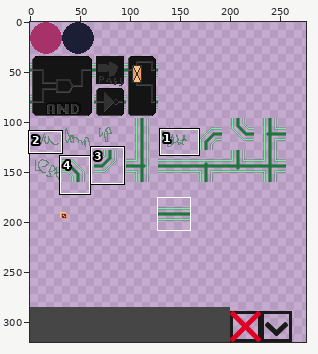
Edited in one commit: sprite sheet (assets/sprite_map.png). The picture above shows the old version from afar; the outline marks the close-up.
Close-up. Old version:
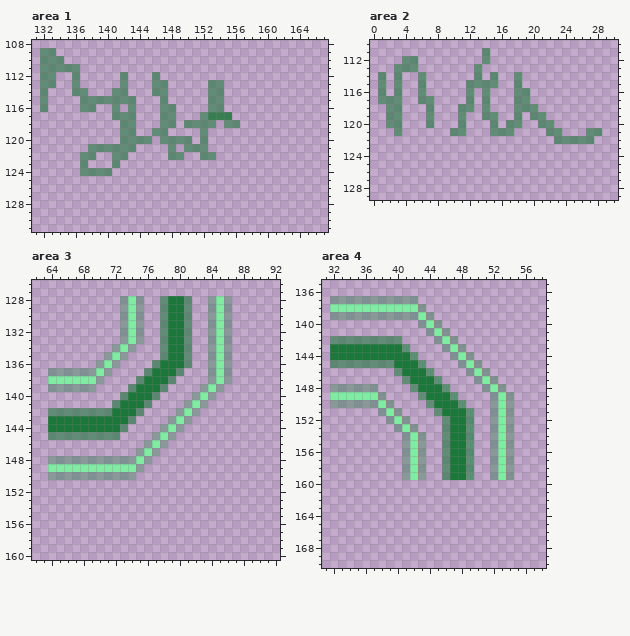
The file is 320x320 pixels. Pixels under 10% opacity are left out. Colours within 5 levels of each other are drawn and written as one. Shown: area 1: x 131..167, y 108..131; area 2: x 0..30, y 110..129; area 3: x 62..92, y 126..160; area 4: x 31..58, y 135..170. The wide view leaves out empty margins. The commit also changed other parts of the picture, which this record leaves out.
The result:
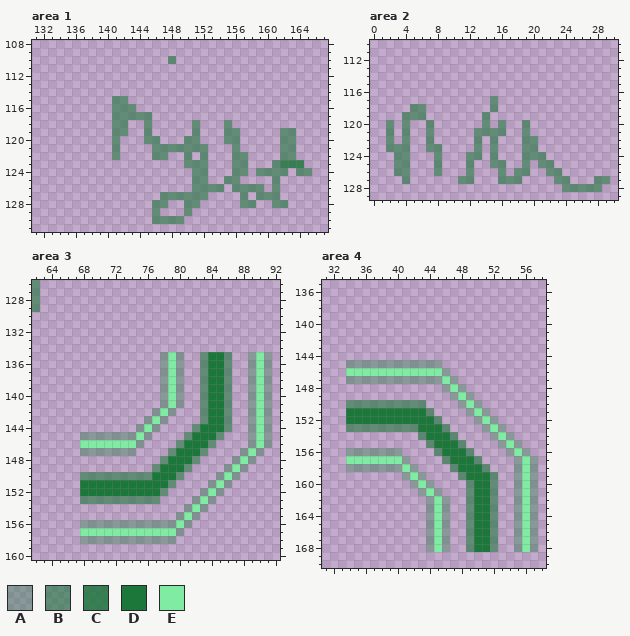
Palette (. is transparent): A #1c773a5a  B #1c773a96  C #1c773ad4  D #1c773a  E #7feba3
Edits made:
Area 1:
y 109: x 132..133 BB -> ..
y 110: x 132..134 BBB -> ...; x 148 . -> B
y 111: x 132..136 BBBBB -> .....
y 112: x 132..133 BB -> ..; x 136 B -> .; x 142 B -> .; x 146 B -> .
y 113: x 132..133 BB -> ..; x 136 B -> .; x 142 B -> .; x 146..147 BB -> ..; x 153..154 BB -> ..
y 114: x 132 B -> .; x 136..137 BB -> ..; x 141..142 BB -> ..; x 146..147 BB -> ..; x 153..154 BB -> ..
y 115: x 132 B -> .; x 137..140 BBBB -> ....; x 143 B -> .; x 147 B -> .; x 153..154 BB -> ..
y 116: x 132 B -> .; x 137..138 BB -> ..; x 142 . -> B; x 147..148 BB -> ..; x 153..154 BB -> ..
y 117: x 144..145 .. -> BB; x 147..148 BB -> ..; x 152..155 BCCC -> ....
y 118: x 141 . -> B; x 143 B -> .; x 145 . -> B; x 147..148 BB -> ..; x 150 B -> .; x 152..153 BB -> ..; x 156 B -> .
y 119: x 141 . -> B; x 143 B -> .; x 145..147 .BB -> B..; x 151..152 .B -> B.; x 155..156 .. -> BB; x 162..163 .. -> BB
y 120: x 141..144 .BBB -> B...; x 146..149 .BBB -> B...; x 151..152 .B -> B.; x 155..156 .. -> BB; x 162..163 .. -> BB
y 121: x 138..140 BBB -> ...; x 142..143 BB -> ..; x 146..147 .. -> BB; x 149 . -> B; x 156 . -> B; x 162..163 .. -> BB
y 122: x 137..138 BB -> ..; x 142 B -> .; x 146..150 ..BB. -> BB..B; x 153 B -> .; x 156..157 .. -> BB; x 162..163 .. -> BB
y 123: x 137 B -> .; x 141 B -> .; x 150..152 ... -> BBB; x 156..157 .. -> BB; x 161..164 .... -> BCCC
y 124: x 137..140 BBBB -> ....; x 151..152 .. -> BB; x 156..157 .. -> BB; x 159..162 .... -> BBBB; x 164..165 .. -> BB
y 125: x 151..152 .. -> BB; x 155..156 .. -> BB; x 161 . -> B
y 126: x 151..154 .... -> BBBB; x 156..159 .... -> BBBB; x 161 . -> B
y 127: x 147..152 ...... -> BBBBBB; x 157 . -> B; x 159..161 ... -> BBB
y 128: x 146..147 .. -> BB; x 150..151 .. -> BB; x 157..158 .. -> BB; x 161..162 .. -> BB
y 129: x 146 . -> B; x 150 . -> B
y 130: x 146..149 .... -> BBBB
Area 2:
y 111: x 14 B -> .
y 112: x 4..5 BB -> ..; x 14 B -> .
y 113: x 3..5 BBB -> ...; x 13 B -> .
y 114: x 1 B -> .; x 3 B -> .; x 6 B -> .; x 13 B -> .; x 15 B -> .; x 18 B -> .
y 115: x 1 B -> .; x 3 B -> .; x 6 B -> .; x 12..15 BBBB -> ....; x 18 B -> .
y 116: x 1 B -> .; x 3 B -> .; x 6 B -> .; x 12 B -> .; x 14 B -> .; x 18..19 BB -> ..
y 117: x 1..3 BBB -> ...; x 6..7 BB -> ..; x 12 B -> .; x 14..15 B. -> .B; x 18..19 BB -> ..
y 118: x 2..3 BB -> ..; x 5..7 ..B -> BB.; x 11..12 BB -> ..; x 14..15 B. -> .B; x 18..20 BBB -> ...
y 119: x 2..7 BB...B -> ..BBB.; x 11 B -> .; x 15 B -> .; x 18 B -> .; x 20..21 BB -> ..
y 120: x 3..4 B. -> .B; x 11 B -> .; x 14..19 .B.BB. -> B.B..B; x 21..22 BB -> ..
y 121: x 2..4 .B. -> B.B; x 7 . -> B; x 10..11 BB -> ..; x 13..14 .. -> BB; x 17 B -> .; x 19 . -> B; x 22..23 BB -> ..; x 27..28 BB -> ..
y 122: x 2 . -> B; x 4 . -> B; x 7 . -> B; x 13 . -> B; x 15 . -> B; x 19..20 .. -> BB; x 23..27 BBBBB -> .....
y 123: x 2..4 ... -> BBB; x 7..8 .. -> BB; x 13 . -> B; x 15 . -> B; x 19..20 .. -> BB
y 124: x 3..4 .. -> BB; x 8 . -> B; x 12..13 .. -> BB; x 15 . -> B; x 19..21 ... -> BBB
y 125: x 3..4 .. -> BB; x 8 . -> B; x 12 . -> B; x 15..16 .. -> BB; x 19 . -> B; x 21..22 .. -> BB
y 126: x 3..4 .. -> BB; x 8 . -> B; x 12 . -> B; x 16 . -> B; x 18..19 .. -> BB; x 22..23 .. -> BB
y 127: x 4 . -> B; x 11..12 .. -> BB; x 16..18 ... -> BBB; x 23..24 .. -> BB; x 28..29 .. -> BB
y 128: x 24..28 ..... -> BBBBB
Area 3:
y 126..127: x 62 . -> B
y 128..129: x 62 . -> B; x 73..75 AEA -> ...; x 78..81 BDDB -> ....; x 84..86 AEA -> ...
y 130..133: x 73..75 AEA -> ...; x 78..81 BDDB -> ....; x 84..86 AEA -> ...
y 134: x 72..74 AEA -> ...; x 78..81 BDDB -> ....; x 84..86 AEA -> ...
y 135: x 71..73 AEA -> ...; x 78..81 BDDB -> AEA.; x 83..86 .AEA -> BDDB; x 89..91 ... -> AEA
y 136: x 70..72 AEA -> ...; x 77..81 BDDDB -> .AEA.; x 83..86 .AEA -> BDDB; x 89..91 ... -> AEA
y 137: x 64..71 AAAAAAEA -> ........; x 76..80 BDDDB -> ..AEA; x 83..86 .AEA -> BDDB; x 89..91 ... -> AEA
y 138: x 64..70 EEEEEEA -> .......; x 75..80 BDDDB. -> ...AEA; x 83..86 .AEA -> BDDB; x 89..91 ... -> AEA
y 139: x 64..69 AAAAAA -> ......; x 74..80 BDDDB.. -> ....AEA; x 83..86 AEA. -> BDDB; x 89..91 ... -> AEA
y 140: x 73..80 BDDDB... -> .....AEA; x 82..86 AEA.. -> .BDDB; x 89..91 ... -> AEA
y 141: x 72..76 BDDDB -> .....; x 78..86 ...AEA... -> AEA..BDDB; x 89..91 ... -> AEA
y 142: x 64..75 BBBBBBBBDDDB -> ............; x 77..86 ...AEA.... -> AEA...BDDB; x 89..91 ... -> AEA
y 143: x 64..74 DDDDDDDDDDB -> ...........; x 76..81 ...AEA -> AEA...; x 83..86 .... -> BDDB; x 89..91 ... -> AEA
y 144: x 64..73 DDDDDDDDDB -> ..........; x 75..80 ...AEA -> AEA...; x 82..86 ..... -> BDDDB; x 89..91 ... -> AEA
y 145: x 64..79 BBBBBBBBB....AEA -> ....AAAAAAAEA...; x 81..85 ..... -> BDDDB; x 89..91 ... -> AEA
y 146: x 68..78 ........AEA -> EEEEEEEA...; x 80..84 ..... -> BDDDB; x 89..91 ... -> AEA
y 147: x 68..77 .......AEA -> AAAAAAA...; x 79..83 ..... -> BDDDB; x 88..90 ... -> AEA
y 148: x 64..76 AAAAAAAAAAAEA -> .............; x 78..82 ..... -> BDDDB; x 87..89 ... -> AEA
y 149: x 64..75 EEEEEEEEEEEA -> ............; x 77..81 ..... -> BDDDB; x 86..88 ... -> AEA
y 150: x 64..80 AAAAAAAAAAA...... -> ....BBBBBBBBBDDDB; x 85..87 ... -> AEA
y 151: x 68..79 ............ -> DDDDDDDDDDDB; x 84..86 ... -> AEA
y 152: x 68..78 ........... -> DDDDDDDDDDB; x 83..85 ... -> AEA
y 153: x 68..77 .......... -> BBBBBBBBBB; x 82..84 ... -> AEA
y 154: x 81..83 ... -> AEA
y 155: x 80..82 ... -> AEA
y 156: x 68..81 .............. -> AAAAAAAAAAAAEA
y 157: x 68..80 ............. -> EEEEEEEEEEEEA
y 158: x 68..79 ............ -> AAAAAAAAAAAA
Area 4:
y 137: x 32..42 AAAAAAAAAAA -> ...........
y 138: x 32..43 EEEEEEEEEEEA -> ............
y 139: x 32..44 AAAAAAAAAAAEA -> .............
y 140: x 43..45 AEA -> ...
y 141: x 44..46 AEA -> ...
y 142: x 32..40 BBBBBBBBB -> .........; x 45..47 AEA -> ...
y 143: x 32..41 DDDDDDDDDB -> ..........; x 46..48 AEA -> ...
y 144: x 32..42 DDDDDDDDDDB -> ...........; x 47..49 AEA -> ...
y 145: x 32..45 BBBBBBBBDDDB.. -> ..AAAAAAAAAAAA; x 48..50 AEA -> ...
y 146: x 34..46 ......BDDDB.. -> EEEEEEEEEEEEA; x 49..51 AEA -> ...
y 147: x 34..47 .......BDDDB.. -> AAAAAAAAAAAAEA; x 50..52 AEA -> ...
y 148: x 32..37 AAAAAA -> ......; x 42..48 BDDDB.. -> ....AEA; x 51..53 AEA -> ...
y 149: x 32..38 EEEEEEA -> .......; x 43..49 BDDDB.. -> ....AEA; x 52..54 AEA -> ...
y 150: x 32..50 AAAAAAEA....BDDDB.. -> ..BBBBBBBBBB....AEA; x 52..54 AEA -> ...
y 151: x 34..54 ....AEA....BDDDB..AEA -> DDDDDDDDDDB....AEA...
y 152: x 34..51 .....AEA....BDDB.. -> DDDDDDDDDDDB....AE; x 53..54 EA -> ..
y 153: x 34..45 ......AEA... -> BBBBBBBBBDDD; x 47..49 DDB -> ...; x 51..54 .AEA -> AEA.
y 154: x 41..49 AEA..BDDB -> ..BDDDB..
y 155: x 41..46 AEA..B -> ...BDD; x 48..49 DB -> B.; x 52..55 AEA. -> .AEA
y 156: x 34..43 .......AEA -> AAAAAAA...; x 45..46 .B -> BD; x 52..53 AE -> ..; x 55..56 .. -> EA
y 157: x 34..40 ....... -> EEEEEEE; x 42..43 EA -> ..; x 49..50 B. -> DB; x 52..57 AEA... -> ...AEA
y 158: x 34..43 .......AEA -> AAAAAAAEA.; x 46..47 BD -> .B; x 49..57 B..AEA... -> DDB...AEA
y 159: x 46..57 BDDB..AEA... -> ..BDDDB..AEA
y 160: x 42..44 ... -> AEA; x 49..52 .... -> BDDB; x 55..57 ... -> AEA
y 161: x 43..45 ... -> AEA; x 49..52 .... -> BDDB; x 55..57 ... -> AEA
y 162..168: x 44..46 ... -> AEA; x 49..52 .... -> BDDB; x 55..57 ... -> AEA
Boxes around the changes in both close-ups, in picture pixels (x1, y1, x2, y2):
changed: (40, 48, 312, 224)
changed: (378, 48, 610, 192)
added: (32, 280, 40, 312)
changed: (48, 296, 272, 544)
changed: (330, 296, 538, 552)
